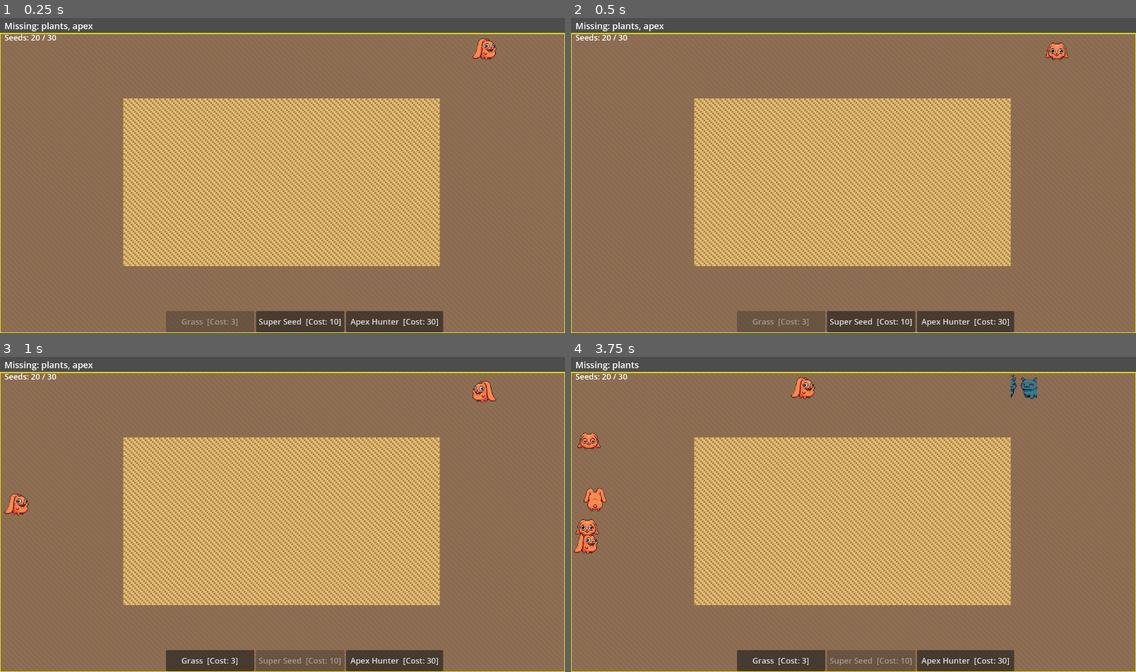
Above: before the commit, frames 1-4 (two rows, left to right).
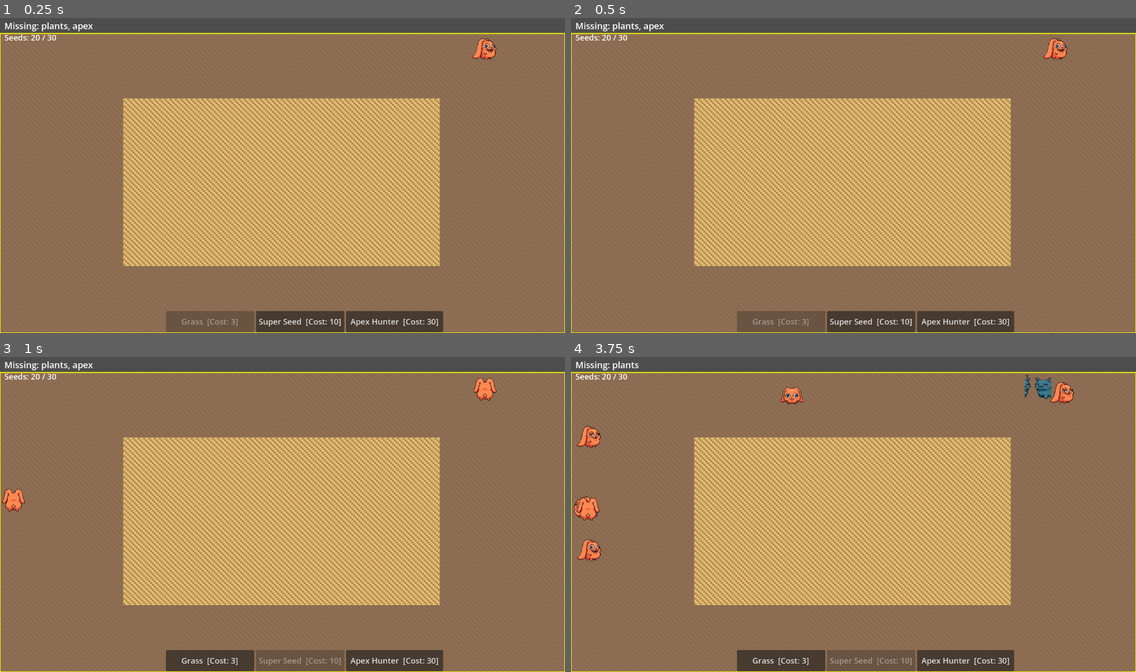
Above: after the commit, the same moments.

Repository: mamo1016/ecosystem-game
Game: Godot game, scene res://world.tscn
Two runs of this game, one before a commit and one after it. Both use one fixed random seed, a clock stepped at 60 frames per second and the inputs below.
Inputs:
- Up to frame 1 (0.25 s): no input
- Up to frame 2 (0.5 s): no input
- Up to frame 3 (1 s): click "Super Seed [Cost: 10]" at 0.5 s
- Up to frame 4 (3.75 s): click "Grass [Cost: 3]" at 1.25 s; click "Apex Hunter [Cost: 30]" at 2 s; click "Grass [Cost: 3]" at 2.75 s; click "Super Seed [Cost: 10]" at 3.5 s

Frame 1 is identical in both runs. In frame 2, 0.2% of the frame differs, in the area x 83-89%, y 6-14%; in frame 3, 0.5%; in frame 4, 1.8%, in the area x 0-89%, y 5-65%.

Commit message:
Reduce random direction change chance to 1%
Co-Authored-By: Claude Sonnet 4.6 <noreply@anthropic.com>

Diff:
--- a/world.gd
+++ b/world.gd
@@ -557,8 +557,7 @@
 				if _try_move(p, p.facing): moved = true
 
 			if not moved:
-				# No food ahead — randomly turn before wandering so they don't drill straight
-				if randf() < 0.25:
+				if randf() < 0.01:
 					p.facing = DIRS.pick_random()
 				var wander = DIRS.duplicate()
 				wander.shuffle()
@@ -609,8 +608,7 @@
 						best_dist = dist
 						best_p = p
 
-			# Random turn when no prey locked — prevents straight-line wandering
-			if best_p == null and randf() < 0.20:
+			if best_p == null and randf() < 0.01:
 				a.facing = DIRS.pick_random()
 
 			var moved = false
